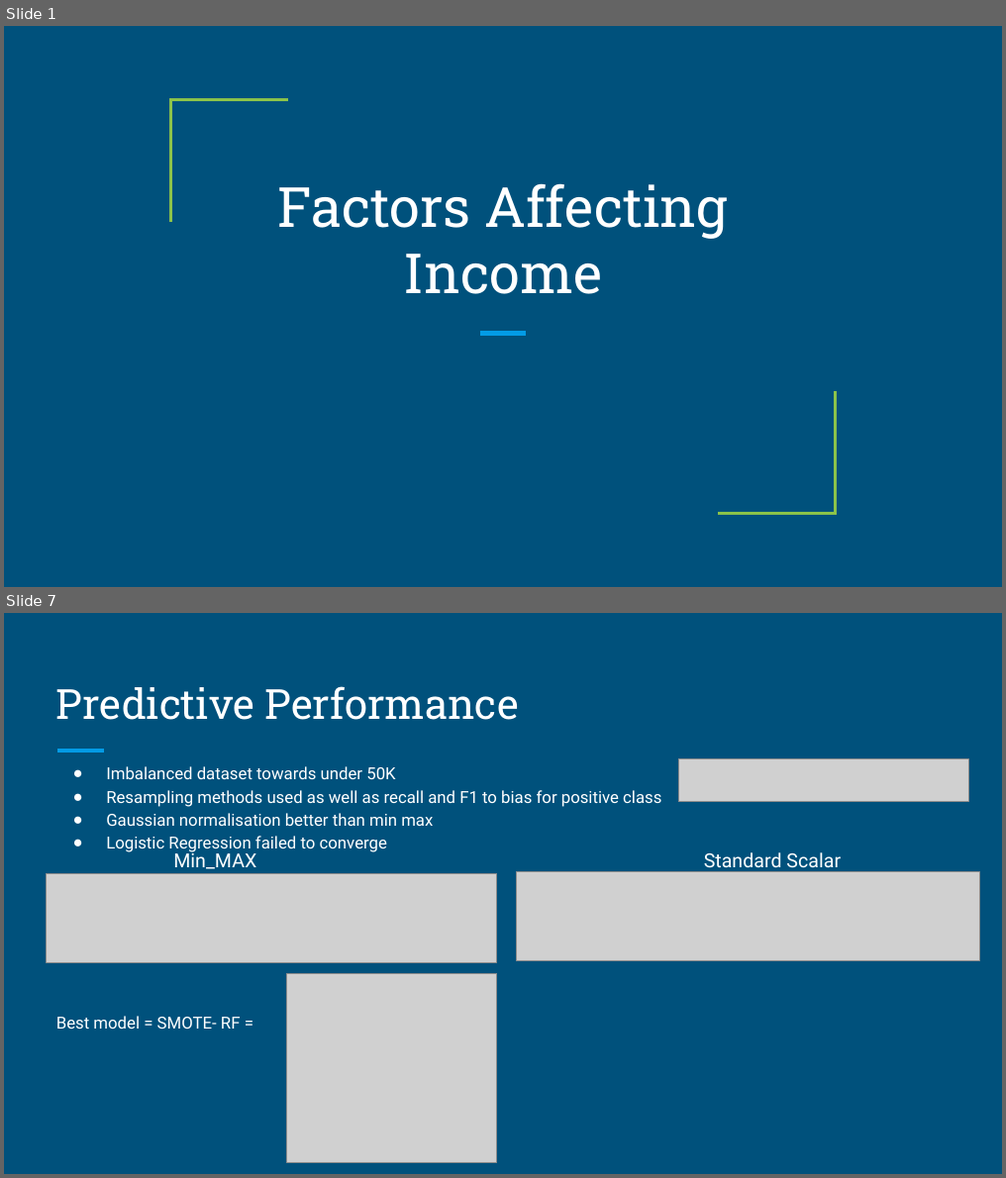
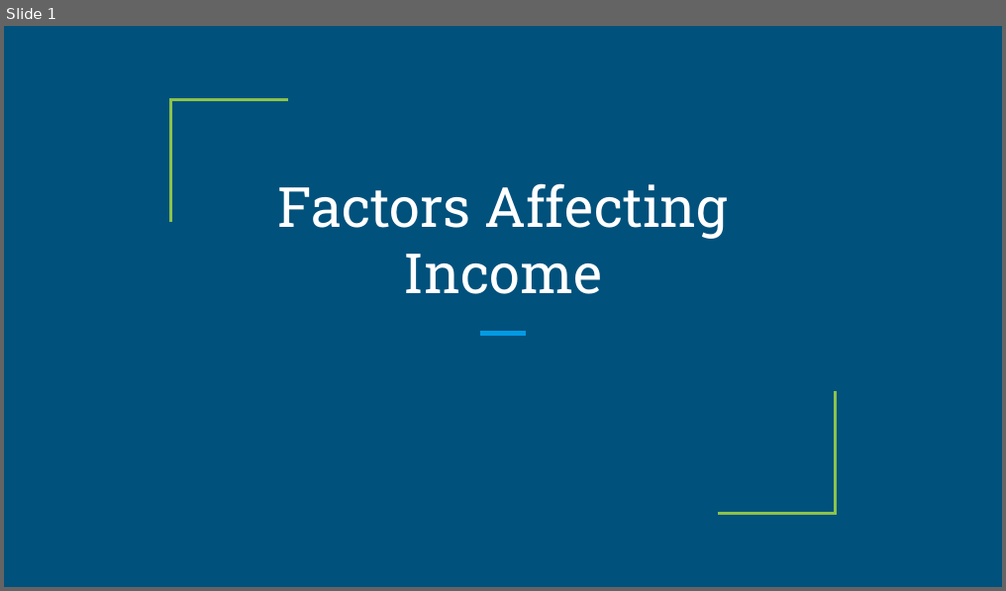
Before and after one commit to matthewgalloway/salary_predictions, a slide deck: Presentation.pptx. Shown one above the other, each under a label of ours: slides 1 and 7 before the commit, slide 1 after it; the slides between them are not shown. The pictures are 1006x1178 and 1006x591 pixels, drawn with LibreOffice and Linux fonts; fonts in the diff are those of the drawing; grey boxes stand for pictures. Boxes give left, top, right and bottom in pixels: in the first picture for what was removed or moved away, otherwise in the second. Text is boxed around its words. In the diff, an @@ line names an element or a change of style, - is before the commit and + after.

```diff
--- a/Presentation.pptx
+++ b/Presentation.pptx
@@ slide 7 removed at <box>4,613,1002,1174</box>, background #00517C @@
@@ title removed at <box>56,686,519,720</box> @@
-Predictive Performance
@@ line removed from (57, 751) to (104, 751) @@
@@ picture removed at <box>678,760,969,802</box> @@
@@ text removed at <box>56,766,661,1029</box> @@
-● Imbalanced dataset towards under 50K
-● Resampling methods used as well as recall and F1 to bias for positive class
-● Gaussian normalisation better than min max
-● Logistic Regression failed to converge
-Best model = SMOTE- RF =
@@ text removed at <box>173,850,256,869</box> @@
-Min_MAX
@@ picture removed at <box>46,874,497,963</box> @@
@@ picture removed at <box>516,872,980,961</box> @@
@@ text removed at <box>704,853,841,873</box> @@
-Standard Scalar
@@ picture removed at <box>286,973,497,1162</box> @@
```
Also in this commit, not shown: 5 slides changed, 6 slides added, 5 other slides removed, 5 other files.
